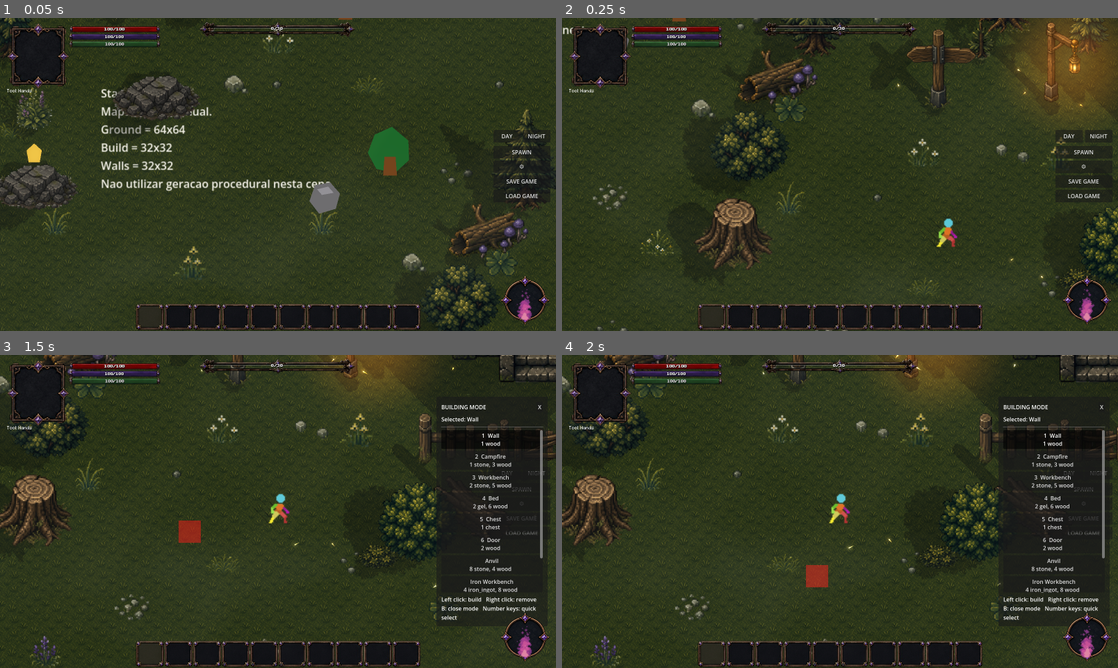
Above: before the commit, frames 1-4 (two rows, left to right).
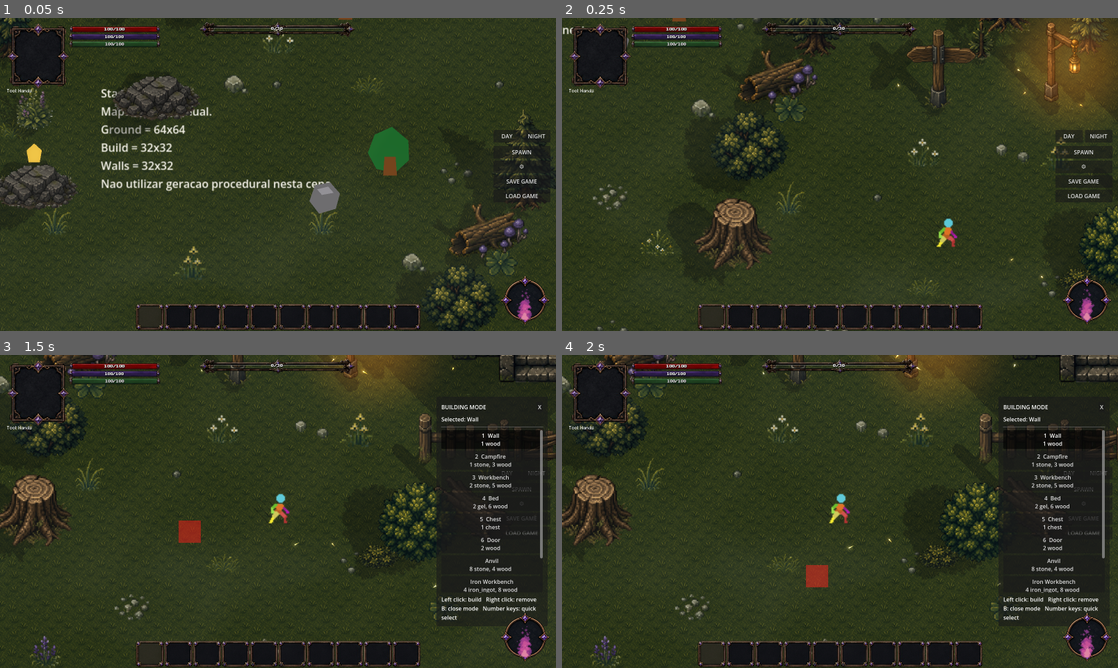
Above: after the commit, the same moments.

Repository: ramonsamagaio/Oathwake-Main
Game: Godot game, scene res://scenes/game/Game.tscn
The game is run twice, just before and just after one commit, with the same random seed, the same clock (stepped at 60 frames per second) and the same inputs. This scene is started directly instead of the project's main scene.
Inputs (mouse positions are in pixels of both pictures, inside the frame that each line leads up to):
- Up to frame 1 (0.05 s): no input
- Up to frame 2 (0.25 s): no input
- Up to frame 3 (1.5 s): tap Enter at 0.5 s; move the mouse to (400, 495) at 0.52 s; hold D 0.53-1.25 s; tap B at 0.6 s; click (400, 495) at 0.67 s; tap Space at 0.77 s; drag from (166, 527) to (250, 574) at 1.27 s
- Up to frame 4 (2 s): no input

The runs differ from the first frame. In frame 1, 0.3% of the frame differs, in the area x 0-97%, y 0-100%; in frame 2, 0.2%; in frame 3, 0.3%; in frame 4, 0.3%.

Commit message:
Bind the player shadow after the active visual is ready

Diff:
--- a/scripts/player/PlayerWorldFeedbackSuite.gd
+++ b/scripts/player/PlayerWorldFeedbackSuite.gd
@@ -1,7 +1,7 @@
 extends "res://scripts/player/PlayerShaderSuite.gd"
 
-const WorldDepthRuntime := preload("res://scripts/world/WorldDepthRuntime.gd")
-const DirectionalShadowRuntime := preload("res://scripts/effects/DirectionalShadowRuntime.gd")
+const WorldDepthRuntimeScript := preload("res://scripts/world/WorldDepthRuntime.gd")
+const DirectionalShadowRuntimeScript := preload("res://scripts/effects/DirectionalShadowRuntime.gd")
 
 
 var _content_character_side_view := false
@@ -54,6 +54,7 @@
 	_apply_player_visual_tuning()
 	_apply_player_light_tuning()
 	_apply_player_directional_shadow()
+	call_deferred("_refresh_player_directional_shadow_source")
 	_update_world_depth()
 
 
@@ -119,23 +120,23 @@
 
 
 func _apply_player_directional_shadow() -> void:
-	var visual_size := DirectionalShadowRuntime.estimate_target_visual_size(self)
-	var foot_offset := DirectionalShadowRuntime.estimate_target_foot_offset(self)
-	var active_shadow_source: CanvasItem = null
-	if animated_sprite != null and animated_sprite.visible:
-		visual_size = WorldDepthRuntime.get_animated_sprite_visual_size(animated_sprite)
-		foot_offset = WorldDepthRuntime.get_animated_sprite_foot_offset(animated_sprite)
-		# The player can also contain helper Sprite2D nodes backed by complete sprite
-		# sheets. Always project the actual AnimatedSprite2D frame being displayed.
-		active_shadow_source = animated_sprite
+	var active_shadow_source := DirectionalShadowRuntimeScript.find_active_visual_source(self)
+	var visual_size := DirectionalShadowRuntimeScript.estimate_target_visual_size(self)
+	var foot_offset := DirectionalShadowRuntimeScript.estimate_target_foot_offset(self)
 	var config := _content_shadow_config.duplicate(true)
 	if not config.has("enabled"):
 		config["enabled"] = true
-	DirectionalShadowRuntime.apply_to_target(self, config, visual_size, foot_offset, active_shadow_source)
+	DirectionalShadowRuntimeScript.apply_to_target(self, config, visual_size, foot_offset, active_shadow_source)
+
+
+func _refresh_player_directional_shadow_source() -> void:
+	if not is_inside_tree() or is_queued_for_deletion():
+		return
+	_apply_player_directional_shadow()
 
 
 func _update_world_depth() -> void:
-	WorldDepthRuntime.apply_node_depth(self, _content_depth_offset_y)
+	WorldDepthRuntimeScript.apply_node_depth(self, _content_depth_offset_y)
 
 
 func _play_attack_animation() -> void:
